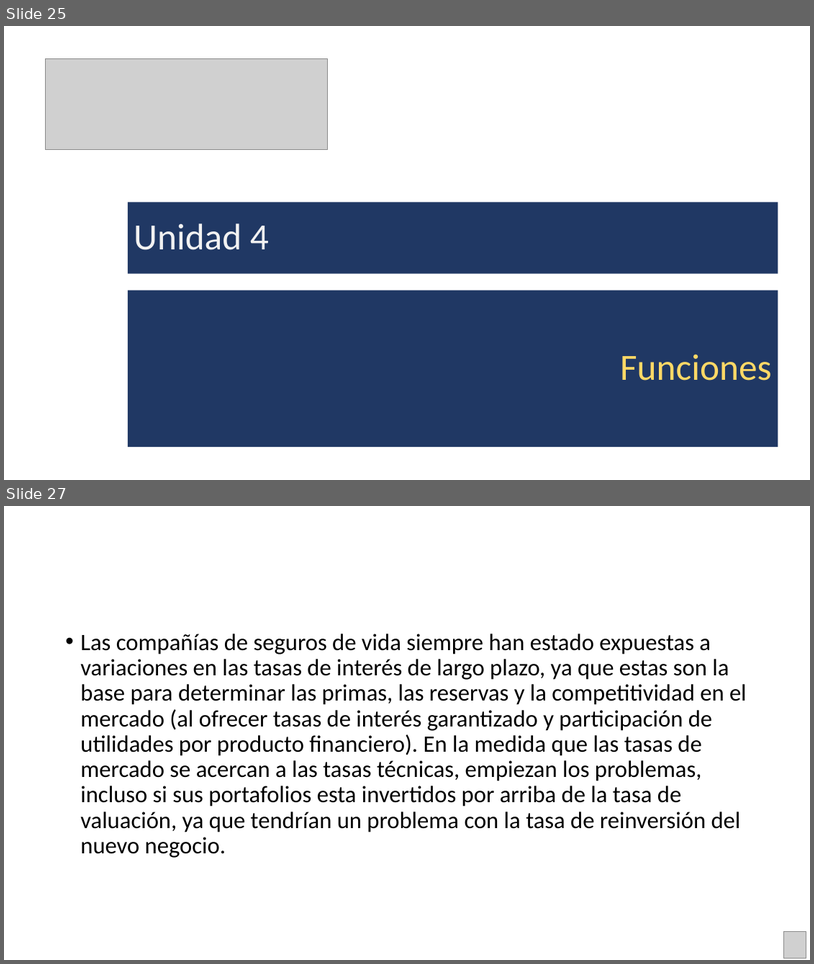
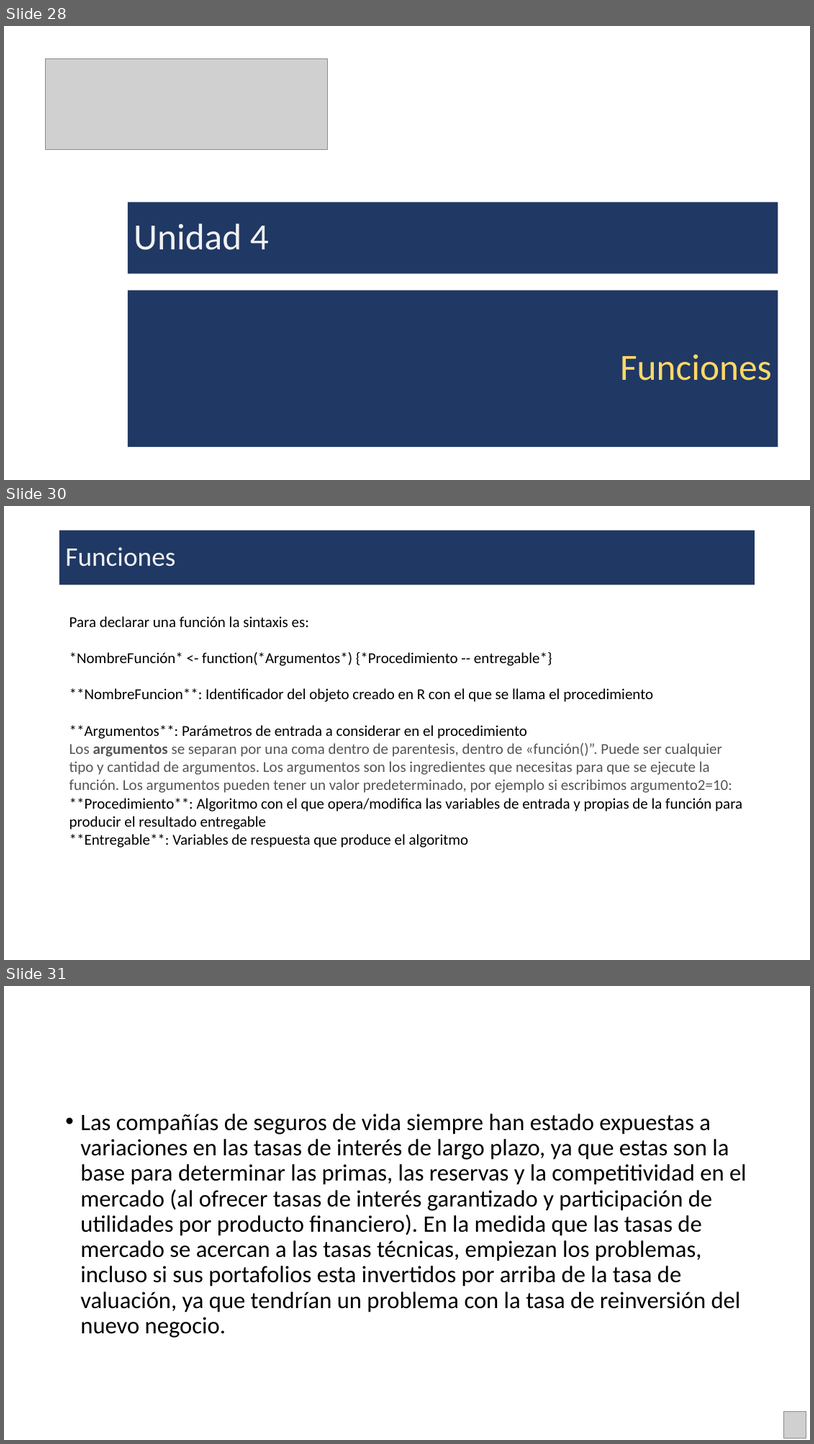
Before and after one commit to DeltaWiseC/PAct01, a slide deck: Presentacion.pptx. Shown one above the other, each under a label of ours: slides 25 and 27 before the commit, slides 28, 30 and 31 after it; the slides between them are not shown. The pictures are 814x964 and 814x1444 pixels, drawn with LibreOffice and Linux fonts; fonts in the diff are those of the drawing; grey boxes stand for pictures. Boxes give left, top, right and bottom in pixels: in the first picture for what was removed or moved away, otherwise in the second. Text is boxed around its words. In the diff, an @@ line names an element or a change of style, - is before the commit and + after.

```diff
--- a/Presentacion.pptx
+++ b/Presentacion.pptx
@@ slide 30 added at box(4, 506, 810, 960), background #FFFFFF @@
@@ title added at box(59, 530, 756, 584), fill #203864, 32 pt, text #F2F2F2 @@
+Funciones
@@ text added at box(70, 616, 743, 847), 18 pt, text #000000 @@
+Para declarar una función la sintaxis es:
+*NombreFunción* <- function(*Argumentos*) {*Procedimiento -- entregable*}
+**NombreFuncion**: Identificador del objeto creado en R con el que se llama el procedimiento
+**Argumentos**: Parámetros de entrada a considerar en el procedimiento
+Los argumentos se separan por una coma dentro de parentesis, dentro de «función()”. Puede ser cualquier tipo y cantidad de argumentos. Los argumentos son los ingredientes que necesitas para que se ejecute la función. Los argumentos pueden tener un valor predeterminado, por ejemplo si escribimos argumento2=10:
+**Procedimiento**: Algoritmo con el que opera/modifica las variables de entrada y propias de la función para producir el resultado entregable
+**Entregable**: Variables de respuesta que produce el algoritmo
@@ what was slide 25 is now slide 28 @@
@@ what was slide 27 is now slide 31 @@
```
Also in this commit, not shown: 5 slides changed, 6 other slides added, 2 slides removed, 5 other files.
